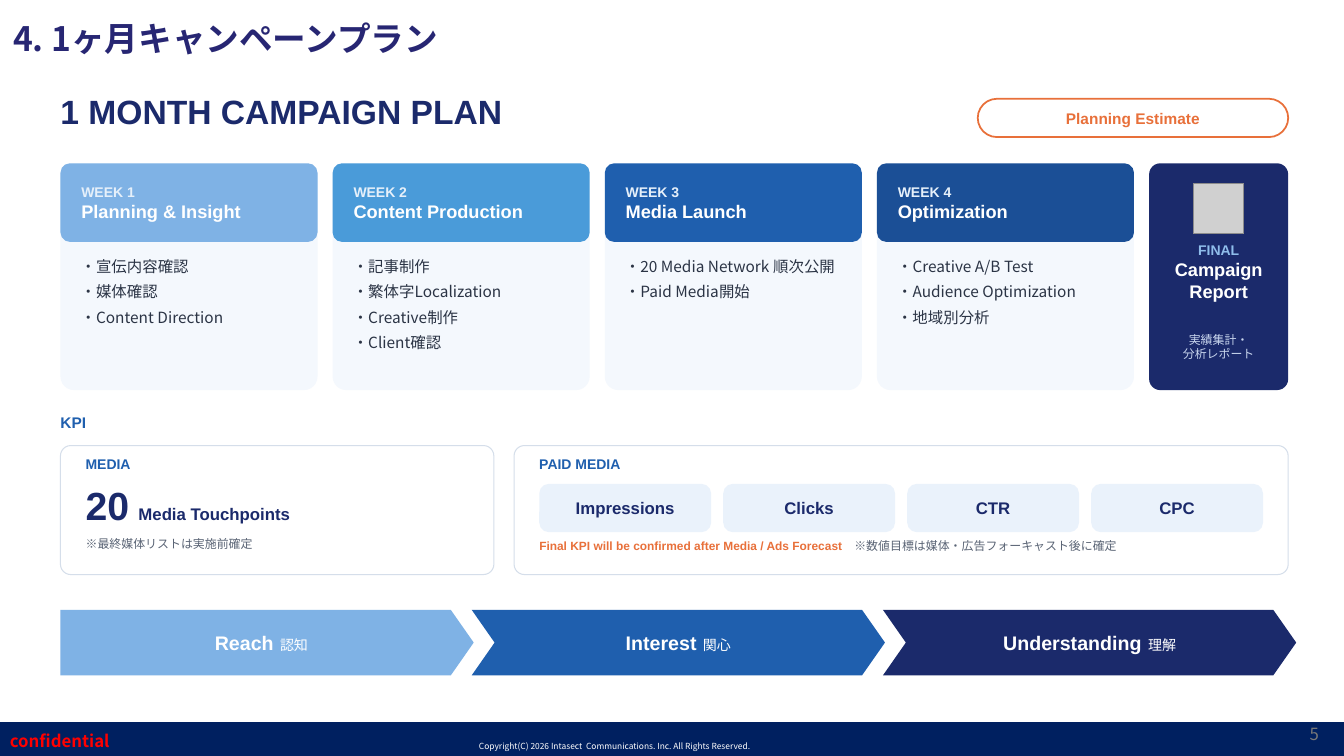
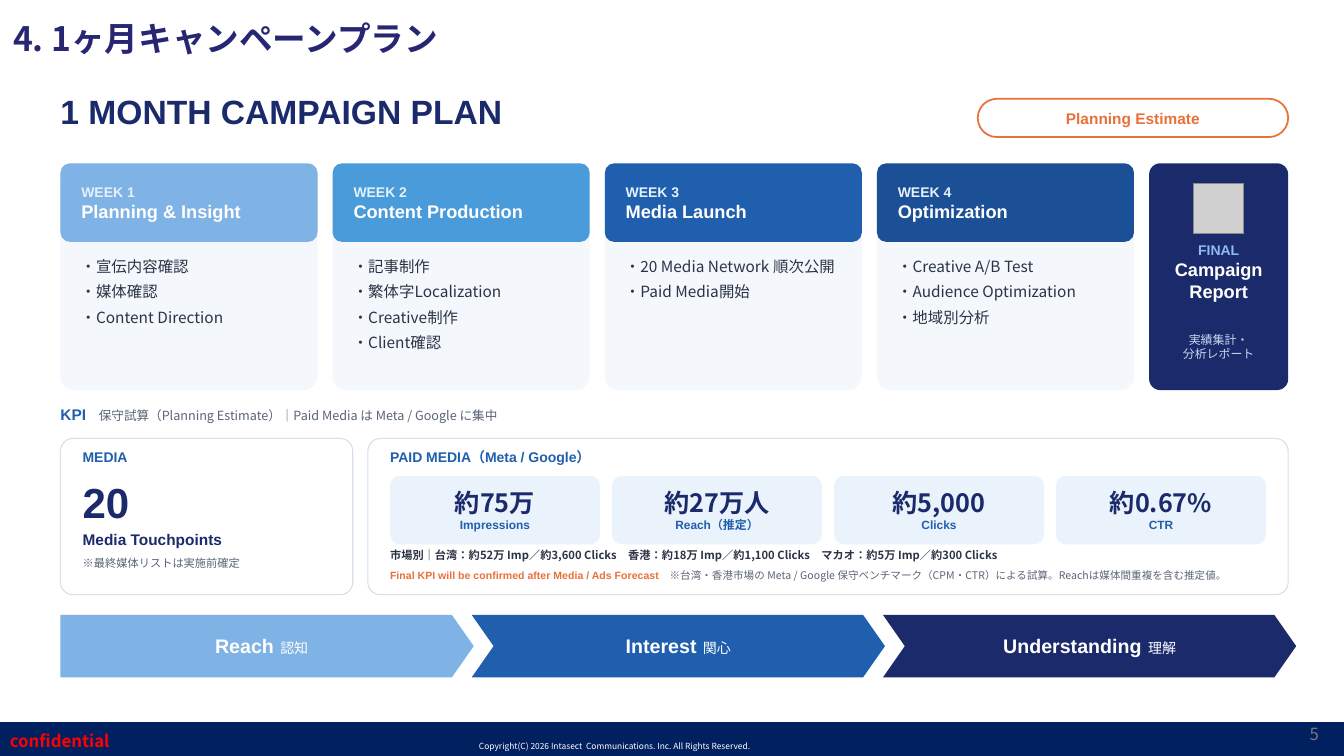
Before and after one commit to shelleychenyi/proposal, a slide deck: slide 5 of 神奈川縣/【インタセクト】神奈川県様_台湾・香港・マカオ向け2027年年始観光マナー啓発プロモーション_202609_日本語版.pptx. Drawn at 1344x756 pixels with LibreOffice and Linux fonts; fonts in the diff are those of the drawing; grey boxes stand for pictures; background and template pictures are left out. Boxes give left, top, right and bottom in pixels: in the first picture for what was removed or moved away, otherwise in the second. Text is boxed around its words. In the diff, an @@ line names an element or a change of style, - is before the commit and + after.

```diff
--- a/神奈川縣/【インタセクト】神奈川県様_台湾・香港・マカオ向け2027年年始観光マナー啓発プロモーション_202609_日本語版.pptx
+++ b/神奈川縣/【インタセクト】神奈川県様_台湾・香港・マカオ向け2027年年始観光マナー啓発プロモーション_202609_日本語版.pptx
@@ text at [60, 409, 498, 423]: text changed; size 11 to 9 pt; font Arial to Noto Sans CJK JP; text colour #1F5FAE to #5A6475; bold off @@
-KPI
+KPI 保守試算（Planning Estimate）｜Paid Media は Meta / Google に集中
@@ rounded rectangle: place and size @@
-rounded rectangle at [60, 446, 494, 575]
+rounded rectangle at [60, 439, 353, 595]
@@ text "MEDIA": place and size @@
-text "MEDIA" at [86, 459, 131, 469]
+text "MEDIA" at [83, 452, 128, 462]
@@ rounded rectangle: place and size @@
-rounded rectangle at [514, 446, 1289, 575]
+rounded rectangle at [368, 439, 1289, 595]
@@ text at [390, 451, 590, 465]: text changed @@
-PAID MEDIA
+PAID MEDIA（Meta / Google）
@@ rounded rectangle "約75万": place and size @@
-rounded rectangle "約75万" at [539, 484, 711, 532]
+rounded rectangle "約75万" at [390, 476, 600, 544]
@@ rounded rectangle "約75万" at [390, 476, 600, 544]: proportions changed @@
@@ rounded rectangle added at [612, 476, 822, 544], fill #EAF2FB, 8.5 pt, text #1F5FAE, bold @@
+約27万人
+Reach（推定）
@@ rounded rectangle "約5,000" at [835, 476, 1045, 544]: proportions changed @@
@@ rounded rectangle "約5,000": place and size @@
-rounded rectangle "約5,000" at [723, 484, 894, 532]
+rounded rectangle "約5,000" at [835, 476, 1045, 544]
@@ rounded rectangle added at [1057, 476, 1266, 544], fill #EAF2FB, 18 pt, text #1B2A6B, bold @@
+約0.67%
+CTR
@@ text at [83, 488, 130, 519]: text changed; size 12 to 30 pt @@
-20 Media Touchpoints
+20
@@ text in rounded rectangle at [455, 490, 535, 515]: paragraph added @@
+約75万
@@ text in rounded rectangle at [893, 490, 986, 517]: paragraph added @@
+約5,000
@@ rounded rectangle removed at [907, 484, 1079, 532] @@
-CTR
@@ rounded rectangle removed at [1091, 484, 1262, 532] @@
-CPC
@@ text added at [83, 534, 222, 549], 11 pt, text #1B2A6B, bold @@
+Media Touchpoints
@@ text in rounded rectangle at [460, 520, 530, 532]: size 12 to 8.5 pt, text colour #1B2A6B to #1F5FAE in "Impressions" @@
@@ text in rounded rectangle at [921, 520, 956, 529]: size 12 to 8.5 pt, text colour #1B2A6B to #1F5FAE in "Clicks" @@
@@ text "※最終媒体リストは実施前確定": place and size @@
-text "※最終媒体リストは実施前確定" at [86, 538, 253, 549]
+text "※最終媒体リストは実施前確定" at [83, 557, 240, 568]
@@ text "※最終媒体リストは実施前確定" at [83, 557, 240, 568]: size 8.5 to 8 pt @@
@@ text added at [390, 549, 998, 562], 8 pt, text #2B3445, bold @@
+市場別｜台湾：約52万 Imp／約3,600 Clicks 香港：約18万 Imp／約1,100 Clicks マカオ：約5万 Imp／約300 Clicks
@@ text removed at [539, 540, 1116, 551] @@
-Final KPI will be confirmed after Media / Ads Forecast ※数値目標は媒体・広告フォーキャスト後に確定
@@ text added at [390, 570, 1227, 582], 7.5 pt, text #5A6475 @@
+Final KPI will be confirmed after Media / Ads Forecast ※台湾・香港市場の Meta / Google 保守ベンチマーク（CPM・CTR）による試算。Reachは媒体間重複を含む推定値。
@@ 2 chevrons, 1 pentagon arrow: place and size @@
-2 chevrons, 1 pentagon arrow at [60, 610, 1297, 676]
+2 chevrons, 1 pentagon arrow at [60, 615, 1297, 678]
```
Also in this commit, not shown: 3 other slides changed, 1 other file.
